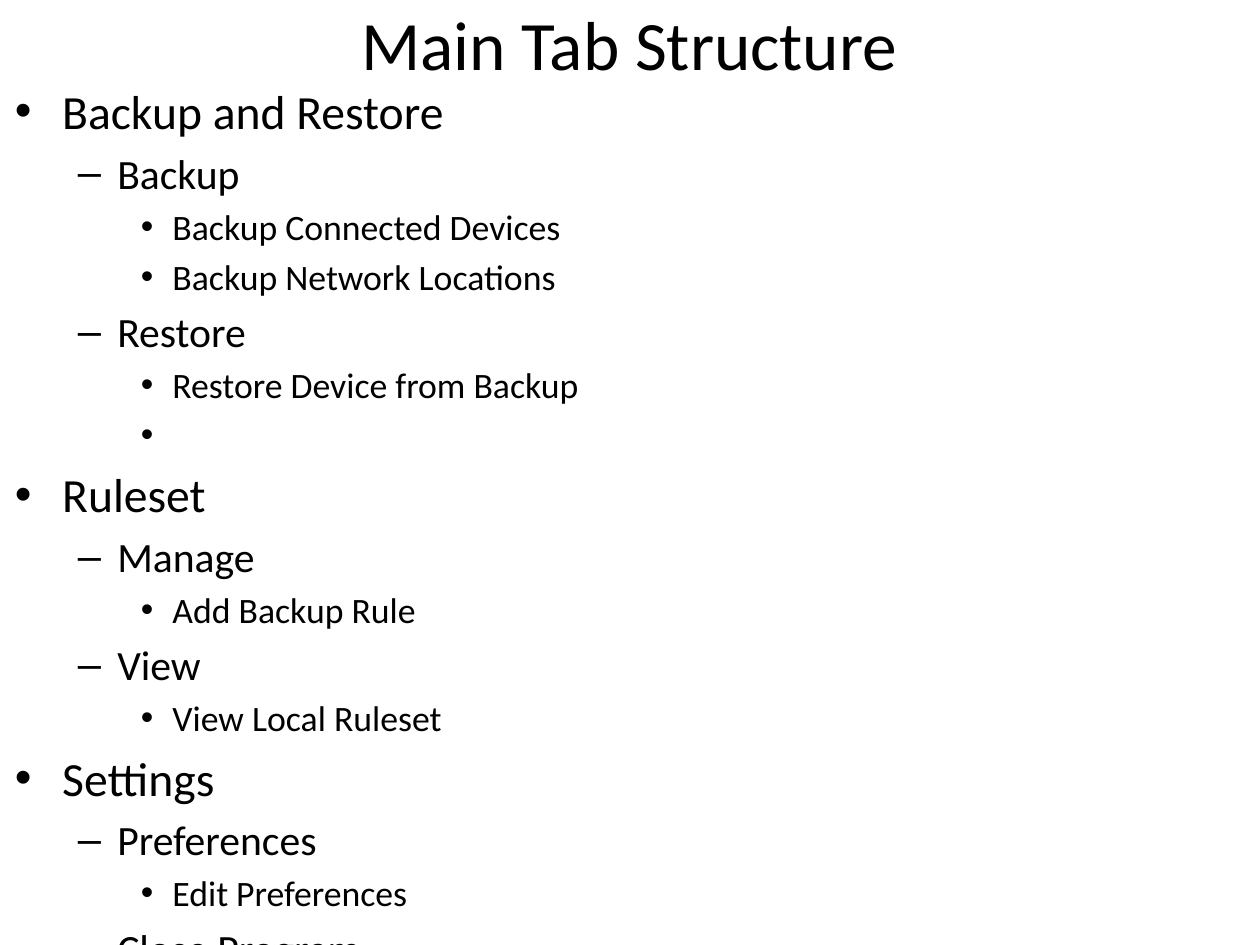
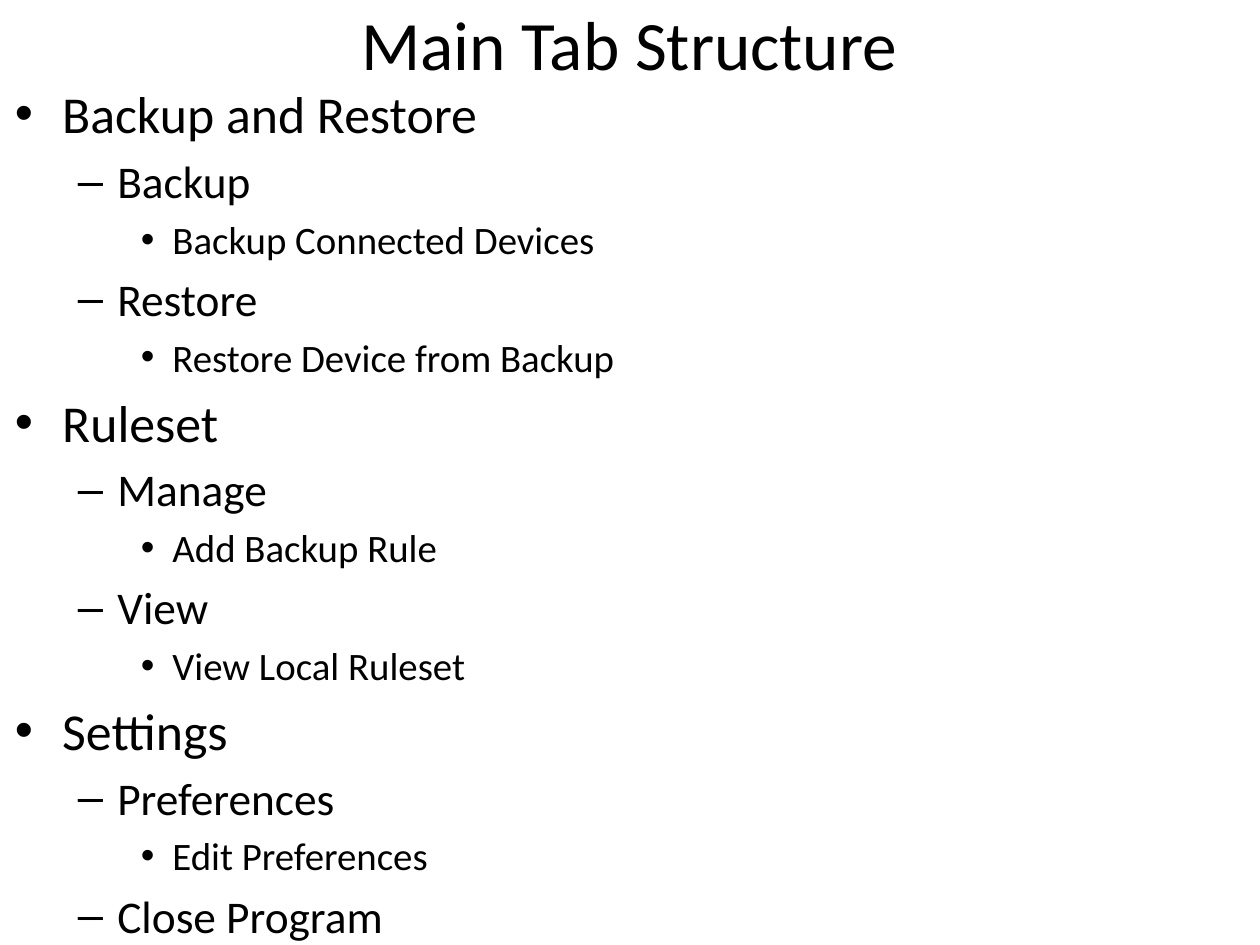
Before and after one commit to RealOrangeOne/saviour-backup-system, a slide deck: slide 2 of Notes/Main Ribbon Structure.pptx. Drawn at 1260x945 pixels with LibreOffice and Linux fonts; fonts in the diff are those of the drawing. Boxes give left, top, right and bottom in pixels: in the first picture for what was removed or moved away, otherwise in the second. Text is boxed around its words. In the diff, an @@ line names an element or a change of style, - is before the commit and + after.

Commit message:
Edited list, even though it isnt really used anymore

```diff
--- a/Notes/Main Ribbon Structure.pptx
+++ b/Notes/Main Ribbon Structure.pptx
@@ text "Backup and Restore" at box(62, 97, 614, 941): size 27.2 to 29.6 pt in "Backup and Restore", "Ruleset", "Settings"; size 23.8 to 25.9 pt in "Backup", "Restore", "Manage", "View" and 3 more places; size 20.4 to 22.2 pt in "Backup Connected Devices", "Restore Device from Backup", "Add Backup Rule", "View Local Ruleset" and 1 more places @@
@@ text at box(172, 265, 556, 296): paragraph removed @@
-    • Backup Network Locations
```
